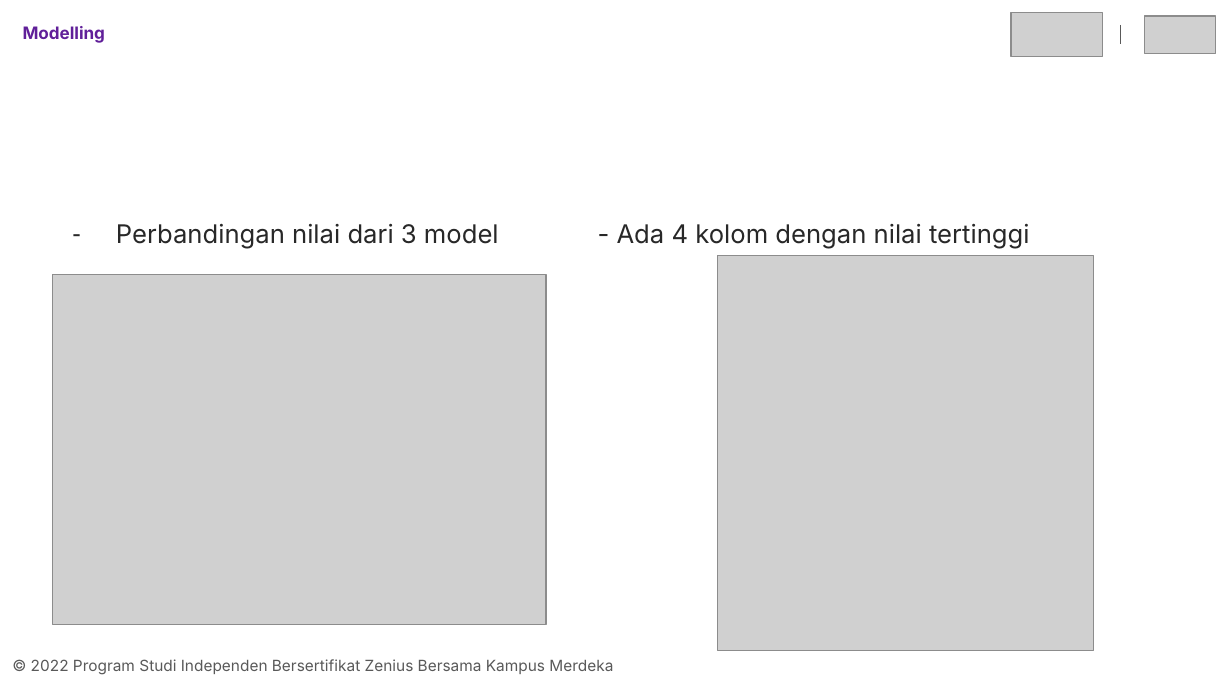
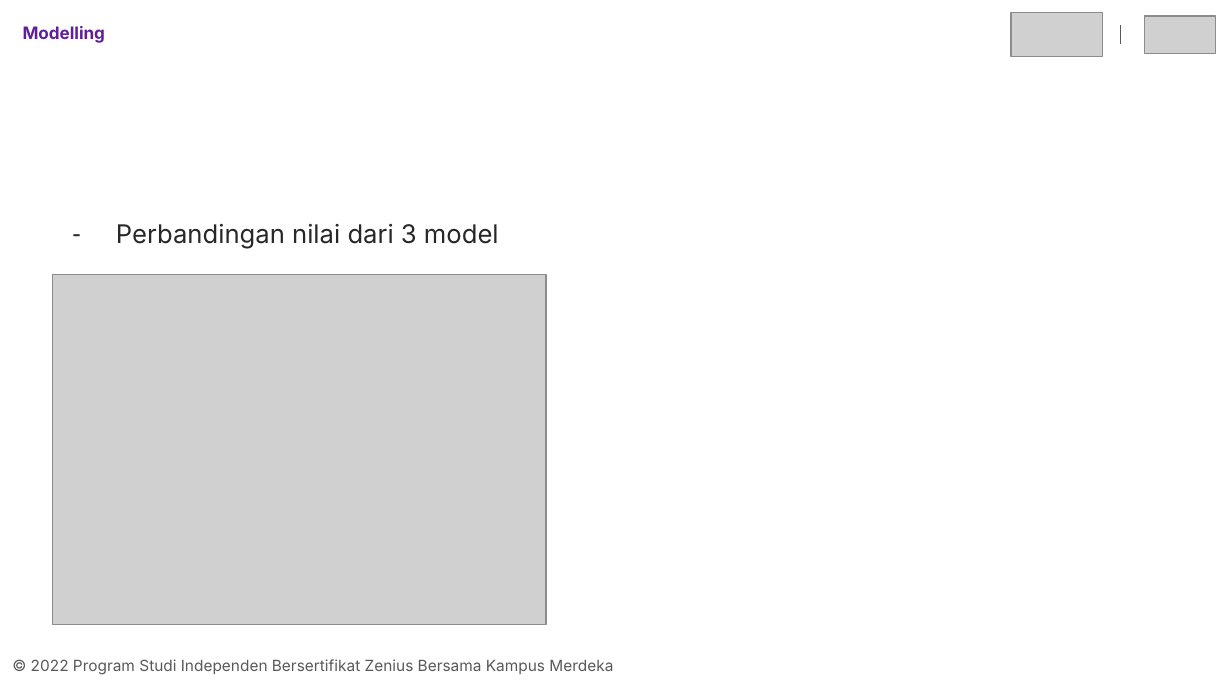
Before and after one commit to blitzaaard/final-project-kelompok-5-Aditya-Bariq-Ikhsan, a slide deck: slide 19 of final-project-kelompok-5-Aditya Bariq Ikhsan.pptx (slide 14 before the commit). Drawn at 1232x693 pixels with LibreOffice and Linux fonts; fonts in the diff are those of the drawing; grey boxes stand for pictures. Boxes give left, top, right and bottom in pixels: in the first picture for what was removed or moved away, otherwise in the second. Text is boxed around its words. In the diff, an @@ line names an element or a change of style, - is before the commit and + after.

```diff
--- a/final-project-kelompok-5-Aditya Bariq Ikhsan.pptx
+++ b/final-project-kelompok-5-Aditya Bariq Ikhsan.pptx
@@ text at box(116, 224, 499, 249): text changed @@
-– Perbandingan nilai dari 3 model - Ada 4 kolom dengan nilai tertinggi
+– Perbandingan nilai dari 3 model
@@ picture removed at box(717, 255, 1093, 650) @@
```
Also in this commit, not shown: 3 other slides changed, 6 slides added, 1 other file.
